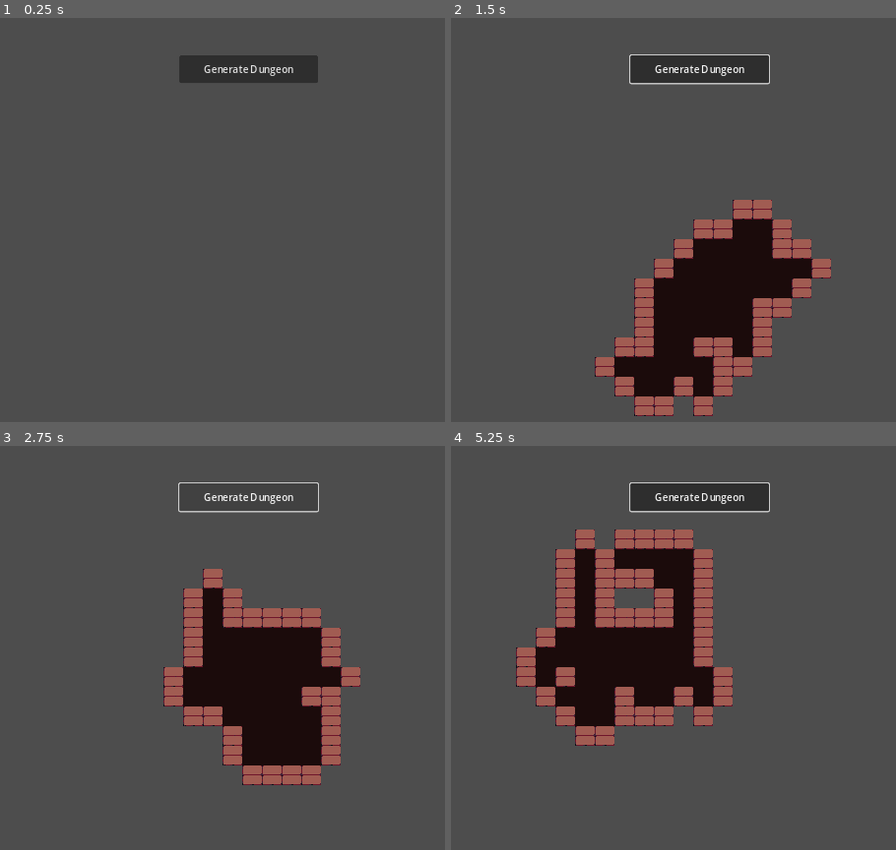
Above: before the commit, frames 1-4 (two rows, left to right).
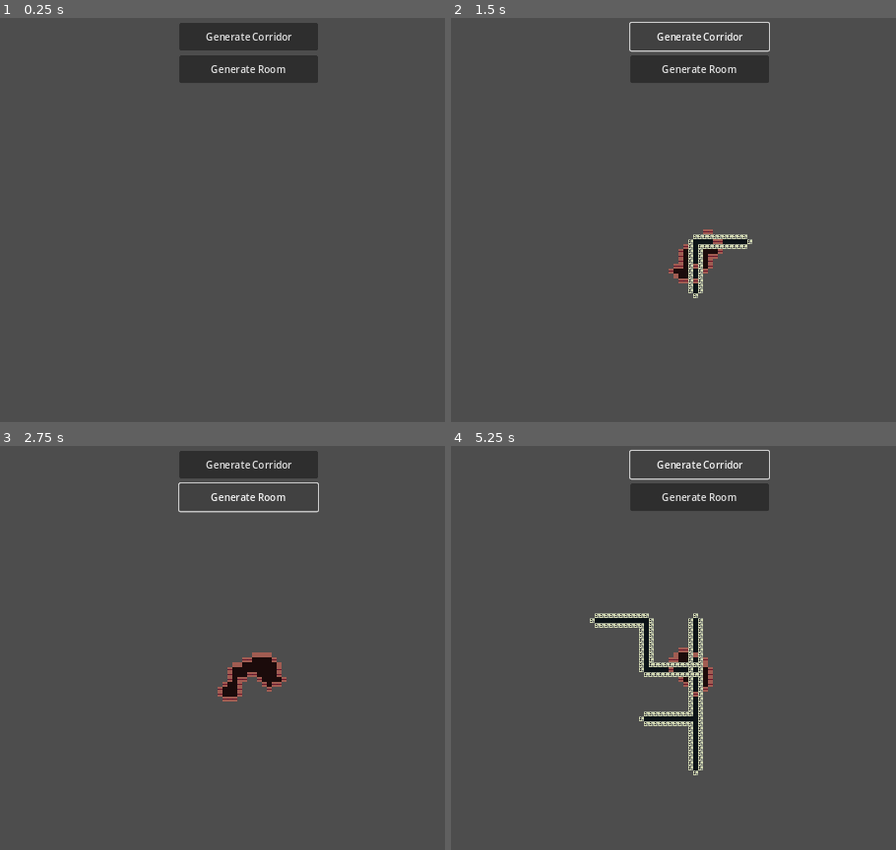
Above: after the commit, the same moments.

Repository: WizardsNStuff/Zealot-of-Wanderlust
Game: Godot game, scene res://Proc Gen/proc_gen.tscn
Same seed, same stepped clock (60 frames per second), same inputs: the game is played once before the commit and once after it. This scene is started directly instead of the project's main scene.
Inputs (mouse positions are in pixels of both pictures, inside the frame that each line leads up to):
- Up to frame 1 (0.25 s): no input
- Up to frame 2 (1.5 s): click "Generate Dungeon" (after the commit: "Generate Room") at 0.5 s; click (700, 38) at 1.25 s, where only the run after the commit has a clickable "Generate Corridor"
- Up to frame 3 (2.75 s): click "Generate Dungeon" (after the commit: "Generate Room") at 2 s
- Up to frame 4 (5.25 s): click (700, 466) at 2.75 s, where only the run after the commit has a clickable "Generate Corridor"; click "Generate Dungeon" (after the commit: "Generate Room") at 3.5 s; click (700, 466) at 4.25 s, where only the run after the commit has a clickable "Generate Corridor"; tap Enter at 5 s

The runs differ from the first frame. In frame 1, 2.3% of the frame differs, in the area x 40-72%, y 1-15%; in frame 2, 16%; in frame 3, 17%; in frame 4, 19%, in the area x 14-72%, y 0-82%.

Commit message:
implemented corridor generation

Diff:
--- a/zealot-of-wanderlust/Proc Gen/floor_tilemap_layer.gd
+++ b/zealot-of-wanderlust/Proc Gen/floor_tilemap_layer.gd
@@ -3,3 +3,4 @@
 
 @export var atlas_id : int = 0
 @export var base_floor_tile_atlas_position : Vector2i = Vector2i(0, 11)
+@export var base_corridor_floor_tile_atlas_position : Vector2i = Vector2i(0, 6)
--- a/zealot-of-wanderlust/Proc Gen/proc_gen.tscn
+++ b/zealot-of-wanderlust/Proc Gen/proc_gen.tscn
@@ -82,17 +82,25 @@
 [node name="ProcGenData" type="Node" parent="."]
 script = ExtResource("2_fqe3b")
 
-[node name="ProcGenView" type="CanvasLayer" parent="." node_paths=PackedStringArray("proc_gen_controller", "gen_dungeon_btn")]
+[node name="ProcGenView" type="CanvasLayer" parent="." node_paths=PackedStringArray("proc_gen_controller", "gen_room_btn", "gen_corridor_btn")]
 script = ExtResource("3_2tjgd")
 proc_gen_controller = NodePath("..")
-gen_dungeon_btn = NodePath("GenerateButton")
+gen_room_btn = NodePath("GenRoomBtn")
+gen_corridor_btn = NodePath("GenCorridorBtn")
 
-[node name="GenerateButton" type="Button" parent="ProcGenView"]
+[node name="GenRoomBtn" type="Button" parent="ProcGenView"]
 offset_left = 538.0
 offset_top = 61.0
 offset_right = 763.0
 offset_bottom = 106.0
-text = "Generate Dungeon"
+text = "Generate Room"
+
+[node name="GenCorridorBtn" type="Button" parent="ProcGenView"]
+offset_left = 538.0
+offset_top = 8.0
+offset_right = 763.0
+offset_bottom = 53.0
+text = "Generate Corridor"
 
 [node name="Floor" type="TileMapLayer" parent="."]
 tile_set = SubResource("TileSet_en0rj")
@@ -103,3 +111,4 @@
 script = ExtResource("6_h0tht")
 
 [node name="Camera2D" type="Camera2D" parent="."]
+zoom = Vector2(0.25, 0.25)
--- a/zealot-of-wanderlust/Proc Gen/proc_gen_controller.gd
+++ b/zealot-of-wanderlust/Proc Gen/proc_gen_controller.gd
@@ -28,14 +28,14 @@
 	var floor_positions = {}
 
 	for i in range(0, proc_gen_data.room_iterations - 1):
-		var path : Dictionary = simple_random_walk(current_position, proc_gen_data.room_walk_length)
+		var path : Dictionary = simple_random_walk_room(current_position, proc_gen_data.room_walk_length)
 		floor_positions.merge(path)
 		if (proc_gen_data.room_start_randomly_each_iteration):
 			# select random position from floor_positions Dict
 			current_position = floor_positions.keys()[randi_range(0, floor_positions.size() - 1)]
 	return floor_positions
 
-func simple_random_walk(start_position : Vector2i, walk_length : int) -> Dictionary:
+func simple_random_walk_room(start_position : Vector2i, walk_length : int) -> Dictionary:
 	# walkLength : how many steps agent will do before returning
 	var path : Dictionary = {}
 
@@ -78,3 +78,46 @@
 			if (floor_positions.keys().has(neighbor_position) == false):
 				wall_positions[neighbor_position] = null
 	return wall_positions
+
+func random_walk_corridor(start_position : Vector2i, corridor_length : int) -> Array:
+	var corridor : Array = []
+	var direction = get_random_direction()
+	var current_position = start_position
+	corridor.append(current_position)
+
+	for i in range(0, corridor_length):
+		current_position += direction
+		corridor.append(current_position)
+
+	return corridor
+
+# generates corridors and adds their positions to the set of floor positions
+func create_corridors(floor_positions : Dictionary) -> void:
+	var current_position = proc_gen_data.start_position
+
+	# loop through the corridor amount to generate multiple corridors
+	for i in range(0, proc_gen_data.corridor_amount):
+		# generate a corridor using a random walk algorithm, starting from current_position
+		var corridor = random_walk_corridor(current_position, proc_gen_data.corridor_walk_length)
+		# update current_position to the end of the newly created corridor
+		current_position = corridor[corridor.size() - 1]
+
+		# add all positions of the corridor to the set of floor positions
+		for position in corridor:
+			# add the position to the dictionary
+			floor_positions[position] = null
+
+func corridor_first_generation() -> void:
+	var floor_positions : Dictionary = {}
+
+	create_corridors(floor_positions);
+
+	var floor_atlas_id : int = floor_tilemap_layer.atlas_id
+	var corridor_tile_pos : Vector2i = floor_tilemap_layer.base_corridor_floor_tile_atlas_position
+
+	var wall_atlas_id : int = wall_tilemap_layer.atlas_id
+	var corridor_wall_tile_pos : Vector2i = wall_tilemap_layer.base_corridor_wall_tile_atlas_position
+
+	paint_tiles(floor_positions, floor_tilemap_layer, floor_atlas_id, corridor_tile_pos)
+
+	create_walls(floor_positions, wall_tilemap_layer, wall_atlas_id, corridor_wall_tile_pos)
--- a/zealot-of-wanderlust/Proc Gen/proc_gen_data.gd
+++ b/zealot-of-wanderlust/Proc Gen/proc_gen_data.gd
@@ -11,6 +11,8 @@
 
 @export var corridor_walk_length : int = 10
 
+@export var corridor_amount : int = 5
+
 @export var room_amount_percent : float = 0.5
 
 var start_position : Vector2i = Vector2i.ZERO
--- a/zealot-of-wanderlust/Proc Gen/proc_gen_view.gd
+++ b/zealot-of-wanderlust/Proc Gen/proc_gen_view.gd
@@ -2,10 +2,12 @@
 class_name ProcGenView
 
 @export var proc_gen_controller : ProcGenController
-@export var gen_dungeon_btn : Button
+@export var gen_room_btn : Button
+@export var gen_corridor_btn : Button
 
 func _ready() -> void:
-	gen_dungeon_btn.pressed.connect(proc_gen_controller.run_proc_gen)
+	gen_room_btn.pressed.connect(proc_gen_controller.run_proc_gen)
+	gen_corridor_btn.pressed.connect(proc_gen_controller.corridor_first_generation)
 
 
 func _process(_delta: float) -> void:
--- a/zealot-of-wanderlust/Proc Gen/wall_tilemap_layer.gd
+++ b/zealot-of-wanderlust/Proc Gen/wall_tilemap_layer.gd
@@ -3,3 +3,4 @@
 
 @export var atlas_id : int = 1
 @export var base_wall_tile_atlas_position : Vector2i = Vector2i(0, 4)
+@export var base_corridor_wall_tile_atlas_position : Vector2i = Vector2i(0, 5)
